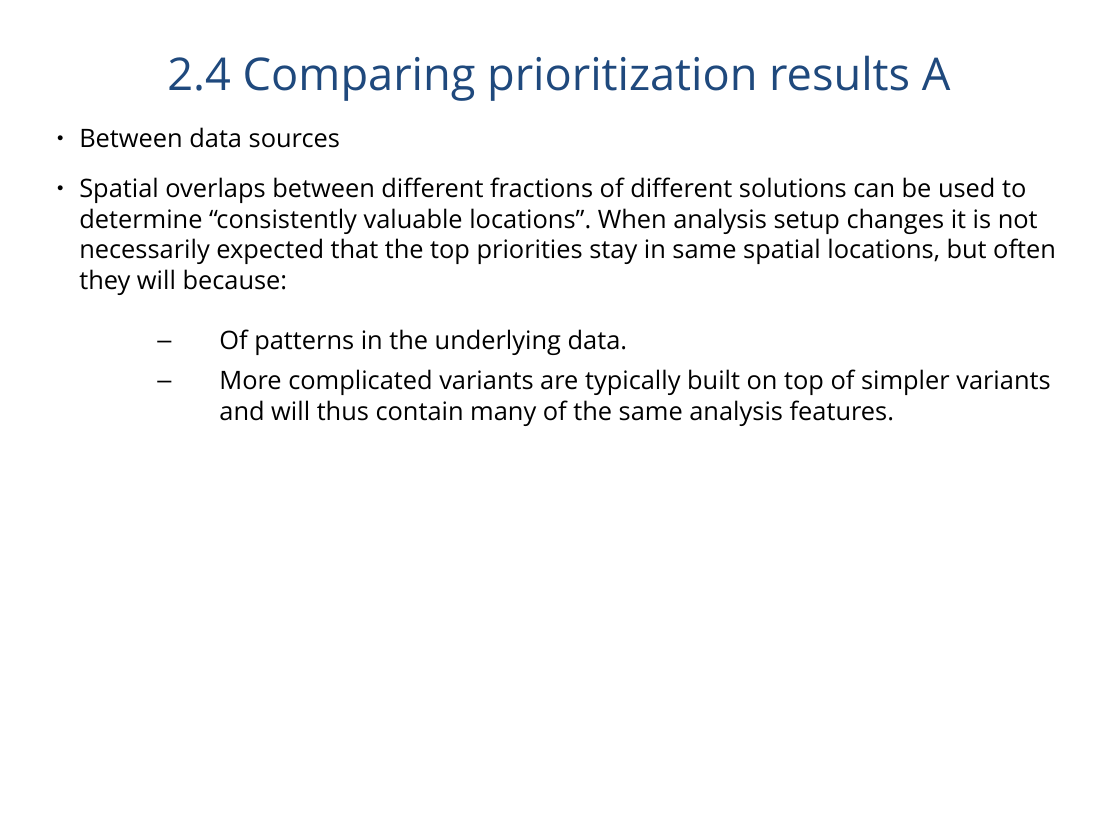
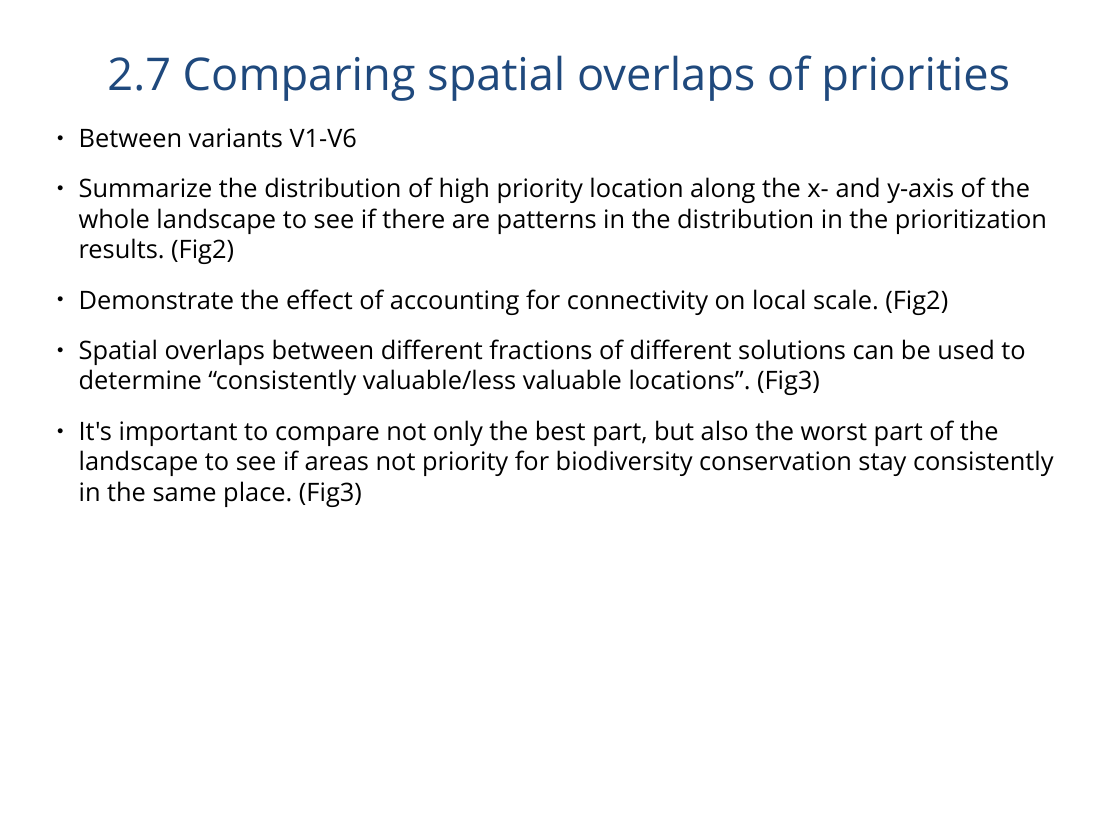
Before and after one commit to jlehtoma/validityms, a slide deck: slide 19 of reports/validity_ms_outline.ppt (slide 15 before the commit). Drawn at 1120x840 pixels with LibreOffice and Linux fonts; fonts in the diff are those of the drawing. Boxes give left, top, right and bottom in pixels: in the first picture for what was removed or moved away, otherwise in the second. Text is boxed around its words. In the diff, an @@ line names an element or a change of style, - is before the commit and + after.

```diff
--- a/reports/validity_ms_outline.ppt
+++ b/reports/validity_ms_outline.ppt
@@ title at (107,55,1010,101): text changed @@
-2.4 Comparing prioritization results A
+2.7 Comparing spatial overlaps of priorities
@@ text at (79,128,1054,507): text changed @@
-● Between data sources
-● Spatial overlaps between different fractions of different solutions can be used to determine “consistently valuable locations”. When analysis setup changes it is not necessarily expected that the top priorities stay in same spatial locations, but often they will because:
-  – Of patterns in the underlying data.
-  – More complicated variants are typically built on top of simpler variants and will thus contain many of the same analysis features.
+● Between variants V1-V6
+● Summarize the distribution of high priority location along the x- and y-axis of the whole landscape to see if there are patterns in the distribution in the prioritization results. (Fig2)
+● Demonstrate the effect of accounting for connectivity on local scale. (Fig2)
+● Spatial overlaps between different fractions of different solutions can be used to determine “consistently valuable/less valuable locations”. (Fig3)
+● It's important to compare not only the best part, but also the worst part of the landscape to see if areas not priority for biodiversity conservation stay consistently in the same place. (Fig3)
```
Also in this commit, not shown: 23 other slides changed, 14 slides added, 9 slides removed.
